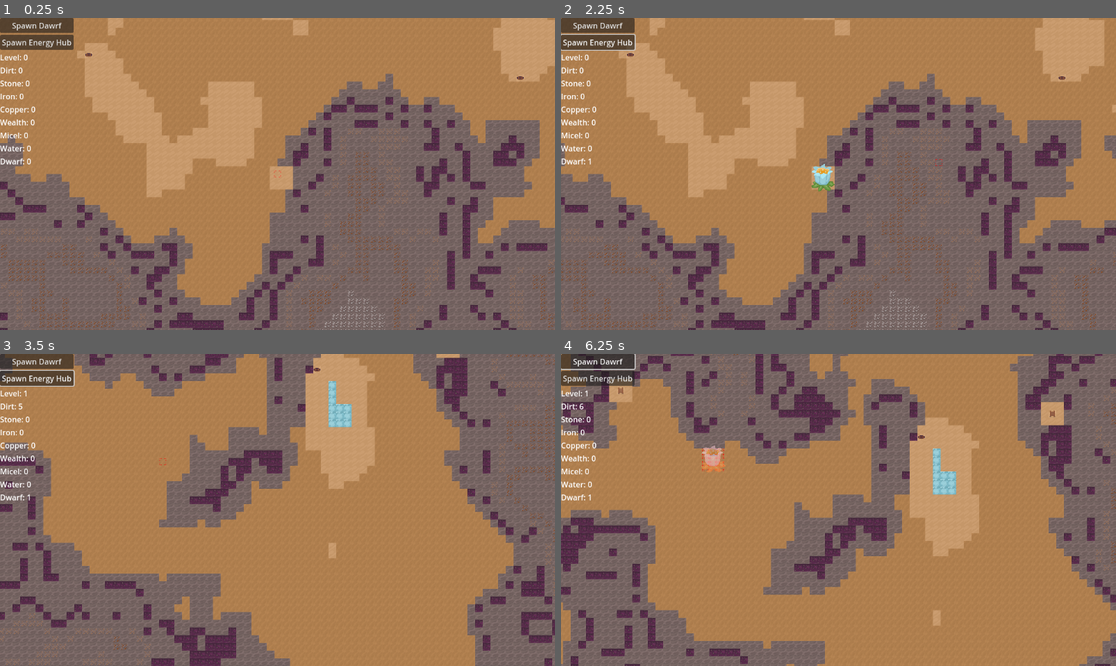
Above: before the commit, frames 1-4 (two rows, left to right).
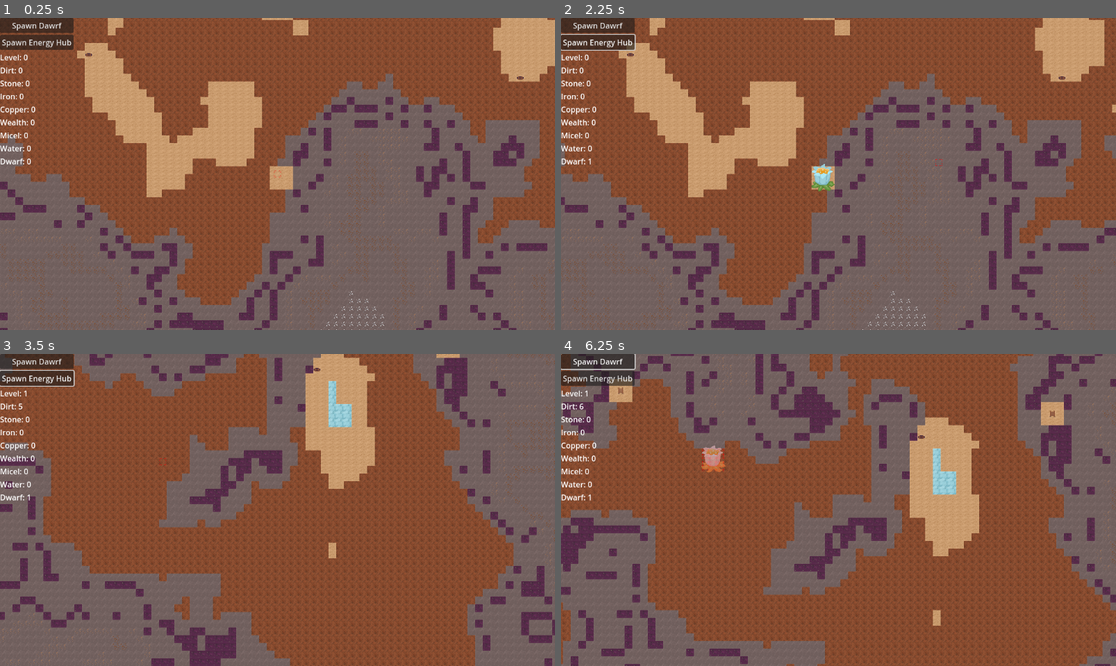
Above: after the commit, the same moments.

Repository: themoonforge/evergrove
Game: Godot game, scene res://world.tscn
The game is run twice, just before and just after one commit, with the same random seed, the same clock (stepped at 60 frames per second) and the same inputs.
Inputs (mouse positions are in pixels of both pictures, inside the frame that each line leads up to):
- Up to frame 1 (0.25 s): no input
- Up to frame 2 (2.25 s): click "Spawn Dawrf" at 0.5 s; click "Spawn Energy Hub" at 1.25 s; tap Enter at 2 s; move the mouse to (960, 158) at 2.02 s; hold Right (ui_right) from 2.03 s (still down); tap Q at 2.1 s; click (960, 158) at 2.17 s
- Up to frame 3 (3.5 s): move the mouse to (166, 525) at 2.77 s; release Right (ui_right) at 2.78 s; hold Down (ui_down) from 2.78 s (still down); tap E at 2.85 s
- Up to frame 4 (6.25 s): move the mouse to (894, 441) at 3.52 s; release Down (ui_down) at 3.53 s; hold Right (ui_right) 3.53-4.28 s; tap one key every 0.75 s from 3.6 s: C F B P; move the mouse to (810, 572) at 4.27 s; hold Up (ui_up) 4.28-5.03 s; click (810, 572) at 4.42 s; move the mouse to (1005, 556) at 5.02 s; hold Left (ui_left) from 5.03 s (still down); move the mouse to (672, 463) at 5.77 s

The runs differ from the first frame. In frame 1, 42% of the frame differs, in the area x 0-100%, y 0-100%; in frame 2, 42%; in frame 3, 53%; in frame 4, 54%.

Commit message:
add recource costs for buildings

Diff:
--- a/evergrove/building_cursor.gd
+++ b/evergrove/building_cursor.gd
@@ -4,6 +4,7 @@
 
 const Utils = preload("./Utils.gd")
 
+@onready var game_state: GameState = $"/root/Game/GameState"
 @onready var world: World = $"/root/Game/World"
 
 @onready var indicator: TileMap = $"./IndicatorMap"
@@ -12,6 +13,34 @@
 @onready var blueprint_food: AnimatedSprite2D = $"./Blueprint_food"
 
 @export var building_type: Utils.BuildingType = Utils.BuildingType.BEER
+
+@export var space_is_free: bool = false
+@export var has_resources: bool = false
+@export var can_build: bool = false
+
+@export var energy_cost_dirt = 0
+@export var energy_cost_stone = 5
+@export var energy_cost_iron = 5
+@export var energy_cost_copper = 0
+@export var energy_cost_water = 5
+@export var energy_cost_micel = 0
+@export var energy_cost_wealth = 0
+
+@export var food_cost_dirt = 0
+@export var food_cost_stone = 0
+@export var food_cost_iron = 0
+@export var food_cost_copper = 0
+@export var food_cost_water = 0
+@export var food_cost_micel = 10
+@export var food_cost_wealth = 0
+
+@export var beer_cost_dirt = 0
+@export var beer_cost_stone = 0
+@export var beer_cost_iron = 5
+@export var beer_cost_copper = 0
+@export var beer_cost_water = 5
+@export var beer_cost_micel = 0
+@export var beer_cost_wealth = 0
 
 func set_building_type(type: Utils.BuildingType) -> void:
 	building_type = type
@@ -33,14 +62,7 @@
 				is_free = false
 				indicator.set_cell(0, incidator_offset, 0, Vector2i(0, 0))
 
-	if is_free:
-		blueprint_beer.modulate.r = 1
-		blueprint_energy.modulate.r = 1
-		blueprint_food.modulate.r = 1
-	else:
-		blueprint_beer.modulate.r = 10
-		blueprint_energy.modulate.r = 10
-		blueprint_food.modulate.r = 10
+	set_can_build(evaluate_has_resouces(), is_free)
 
 	var new_coords = world.visible_tile_map.map_to_local(new_pos)
 	var offset = Vector2(-Utils.TILE_SIZE_HALF, -Utils.TILE_SIZE_HALF)
@@ -53,4 +75,47 @@
 
 # Called every frame. 'delta' is the elapsed time since the previous frame.
 func _process(delta: float) -> void:
-	pass
+	set_can_build(evaluate_has_resouces())
+
+func set_can_build(my_has_resouces: bool, my_space_is_free: bool = space_is_free) -> void:
+	has_resources = my_has_resouces
+	space_is_free = my_space_is_free
+	can_build = has_resources and space_is_free
+
+	if can_build:
+		blueprint_beer.modulate.r = 1
+		blueprint_energy.modulate.r = 1
+		blueprint_food.modulate.r = 1
+	else:
+		blueprint_beer.modulate.r = 10
+		blueprint_energy.modulate.r = 10
+		blueprint_food.modulate.r = 10
+
+func evaluate_has_resouces() -> bool:
+	match building_type:
+		Utils.BuildingType.ENERGY:
+			return game_state.dirt >= energy_cost_dirt and \
+				game_state.stone >= energy_cost_stone and \
+				game_state.iron >= energy_cost_iron and \
+				game_state.copper >= energy_cost_copper and \
+				game_state.water >= energy_cost_water and \
+				game_state.micel >= energy_cost_micel and \
+				game_state.wealth >= energy_cost_wealth
+		Utils.BuildingType.FOOD:
+			return game_state.dirt >= food_cost_dirt and \
+				game_state.stone >= food_cost_stone and \
+				game_state.iron >= food_cost_iron and \
+				game_state.copper >= food_cost_copper and \
+				game_state.water >= food_cost_water and \
+				game_state.micel >= food_cost_micel and \
+				game_state.wealth >= food_cost_wealth
+		Utils.BuildingType.BEER:
+			return game_state.dirt >= beer_cost_dirt and \
+				game_state.stone >= beer_cost_stone and \
+				game_state.iron >= beer_cost_iron and \
+				game_state.copper >= beer_cost_copper and \
+				game_state.water >= beer_cost_water and \
+				game_state.micel >= beer_cost_micel and \
+				game_state.wealth >= beer_cost_wealth
+		_:
+			return false
Binary file changed: evergrove/tileset.png
